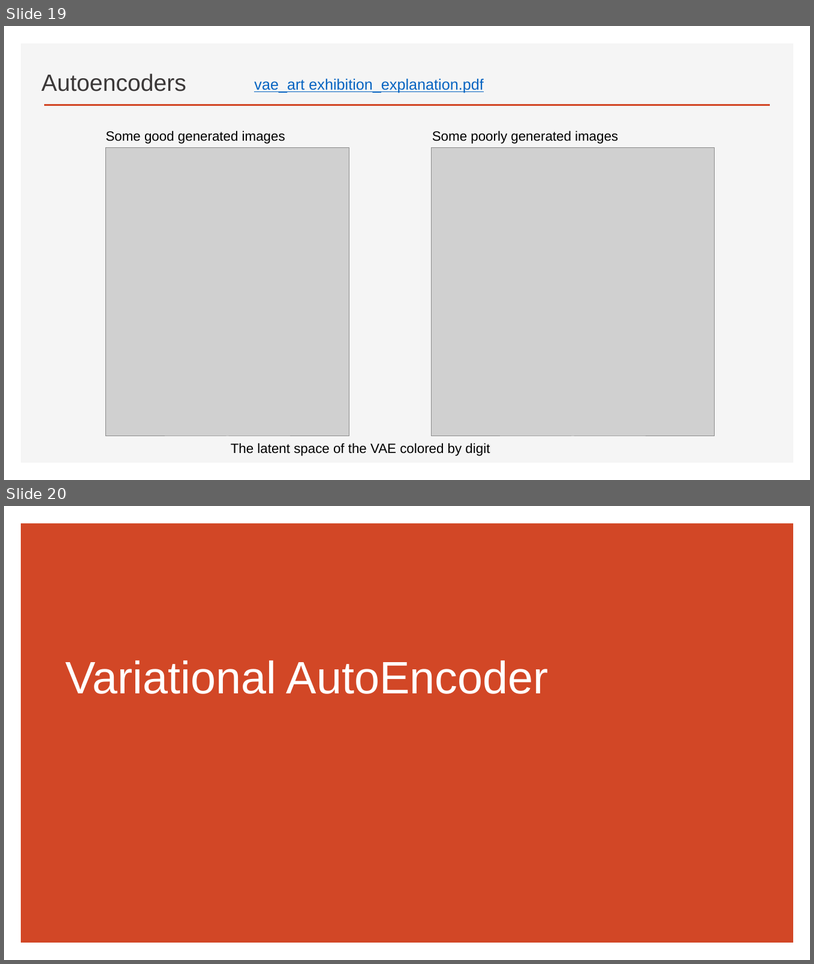
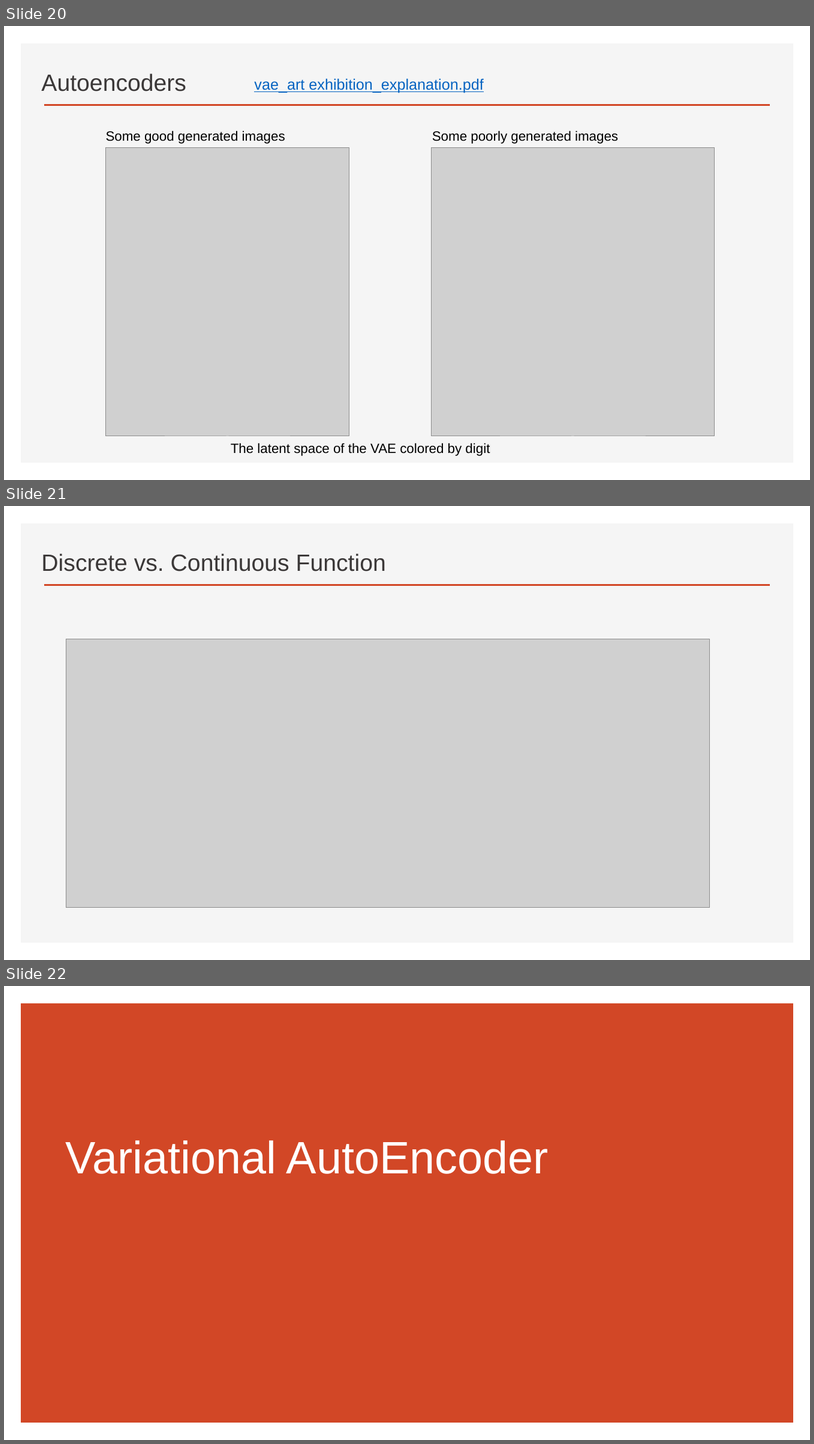
Before and after one commit to ancestor9/2026_Fall_AI-Literacy, a slide deck: Variational Autoencoders.pptx. Shown one above the other, each under a label of ours: slides 19 and 20 before the commit, slides 20, 21 and 22 after it. The pictures are 814x964 and 814x1444 pixels, drawn with LibreOffice and Linux fonts; fonts in the diff are those of the drawing; grey boxes stand for pictures; background and template pictures are left out. Boxes give left, top, right and bottom in pixels: in the first picture for what was removed or moved away, otherwise in the second. Text is boxed around its words. In the diff, an @@ line names an element or a change of style, - is before the commit and + after.

```diff
--- a/Variational Autoencoders.pptx
+++ b/Variational Autoencoders.pptx
@@ slide 21 added at [4, 506, 810, 960], background #FFFFFF; not listed: 2 template elements that a slide beside it also shows @@
@@ text added at [41, 553, 386, 571], 28 pt, text #3B3838 @@
+Discrete vs. Continuous Function
@@ picture added at [66, 639, 710, 907] @@
@@ what was slide 19 is now slide 20 @@
@@ what was slide 20 is now slide 22 @@
```
Also in this commit, not shown: 1 other slide added, 1 slide removed.
